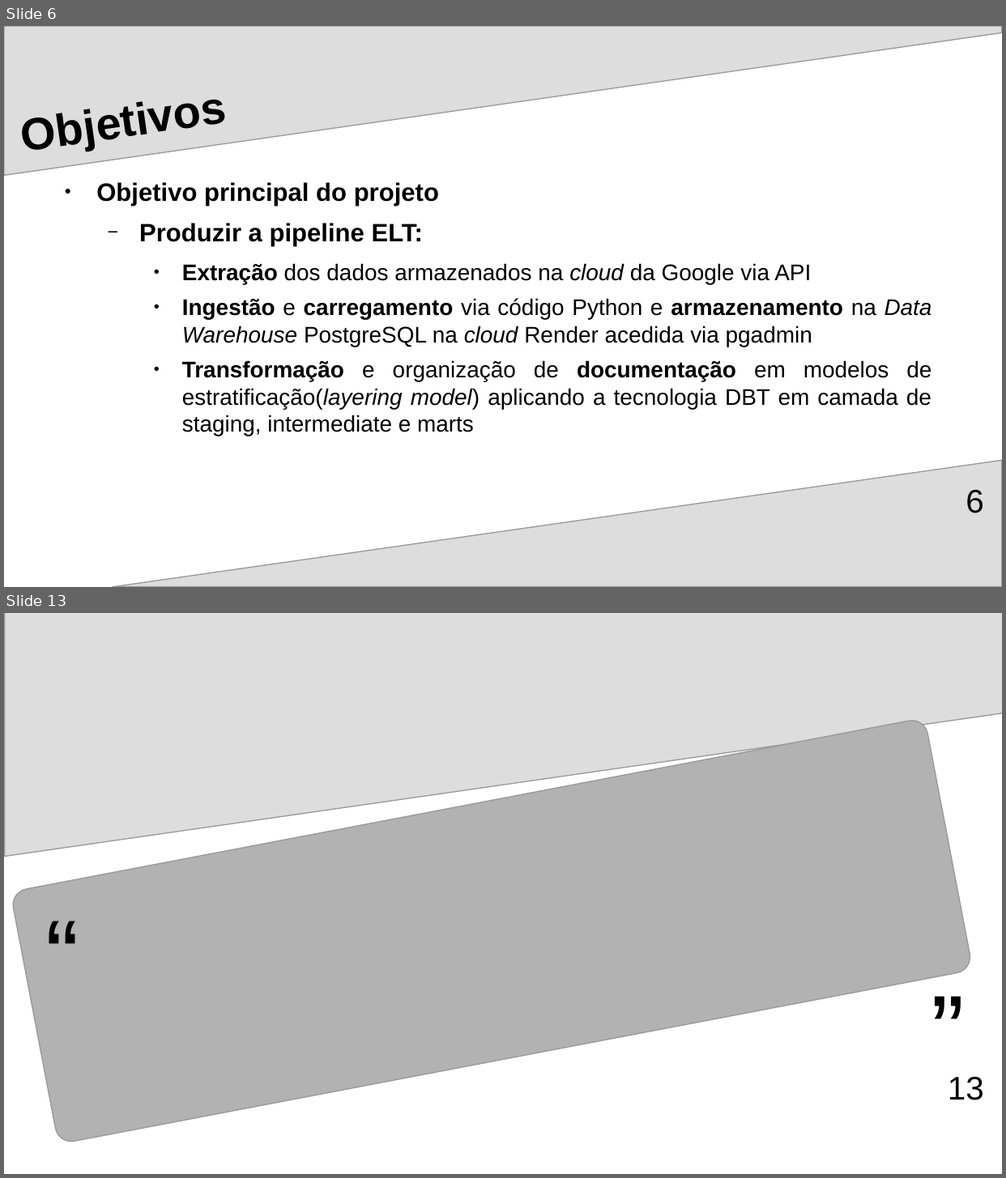
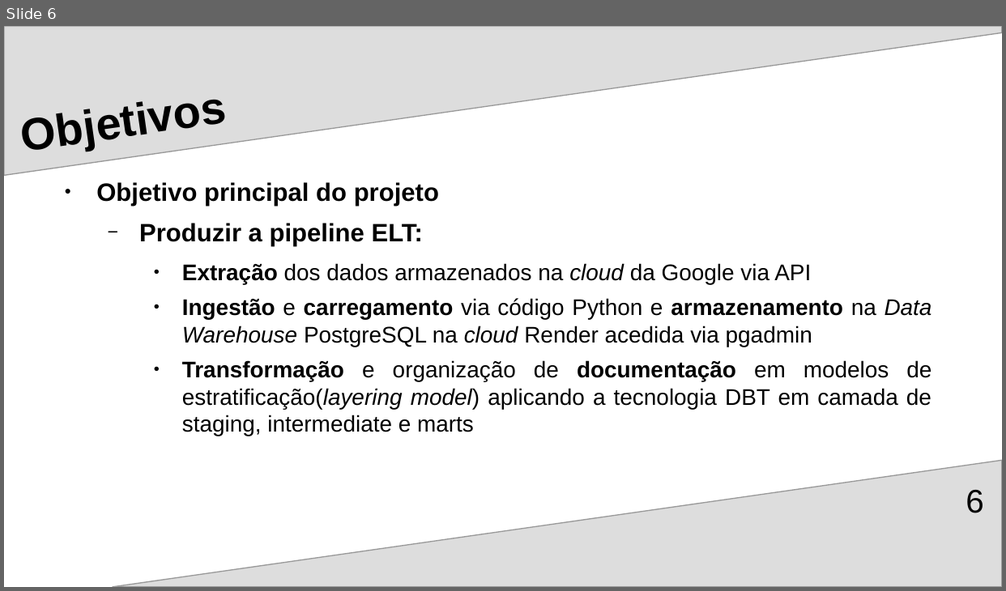
Before and after one commit to Ricardo-Santo/EDIT_DE_Applied_Project, a slide deck: RegTech/docs/DE_Project_Presentation_2025.odp. Shown one above the other, each under a label of ours: slides 6 and 13 before the commit, slide 6 after it; the slides between them are not shown. The pictures are 1006x1178 and 1006x591 pixels, drawn with LibreOffice and Linux fonts; fonts in the diff are those of the drawing. Boxes give left, top, right and bottom in pixels: in the first picture for what was removed or moved away, otherwise in the second. Text is boxed around its words. In the diff, an @@ line names an element or a change of style, - is before the commit and + after.

```diff
--- a/RegTech/docs/DE_Project_Presentation_2025.odp
+++ b/RegTech/docs/DE_Project_Presentation_2025.odp
@@ slide 13 removed at box(4, 613, 1002, 1174), background #FFFFFF @@
@@ freeform shape removed at box(5, 613, 1002, 857) @@
@@ rounded rectangle removed at box(10, 718, 974, 1145) @@
@@ text removed at box(32, 887, 95, 1007) @@
-“
@@ text removed at box(917, 961, 980, 1083) @@
-”
@@ page number removed at box(948, 1077, 984, 1101) @@
-13
```
Also in this commit, not shown: 5 slides changed, 8 slides added, 1 other slide removed, 2 other files.
